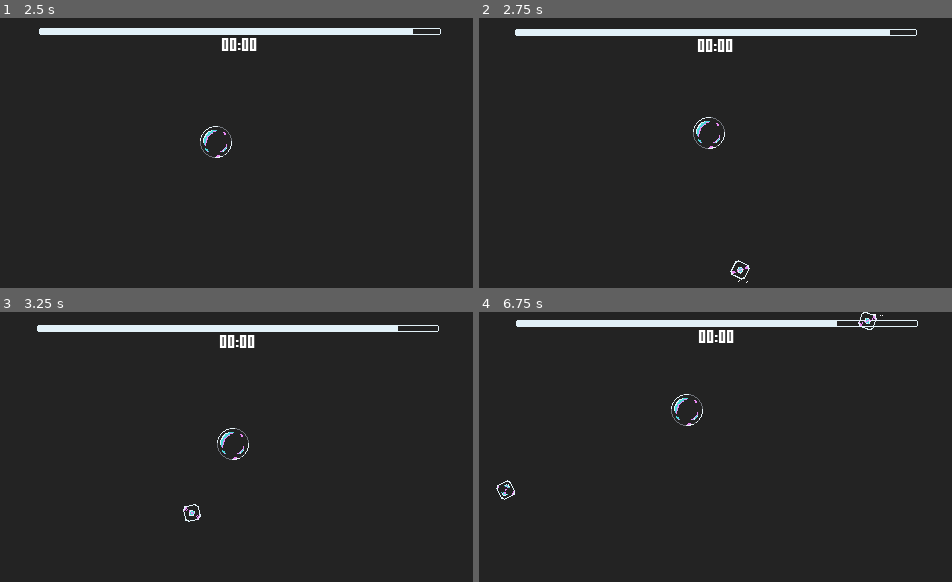
Above: before the commit, frames 1-4 (two rows, left to right).
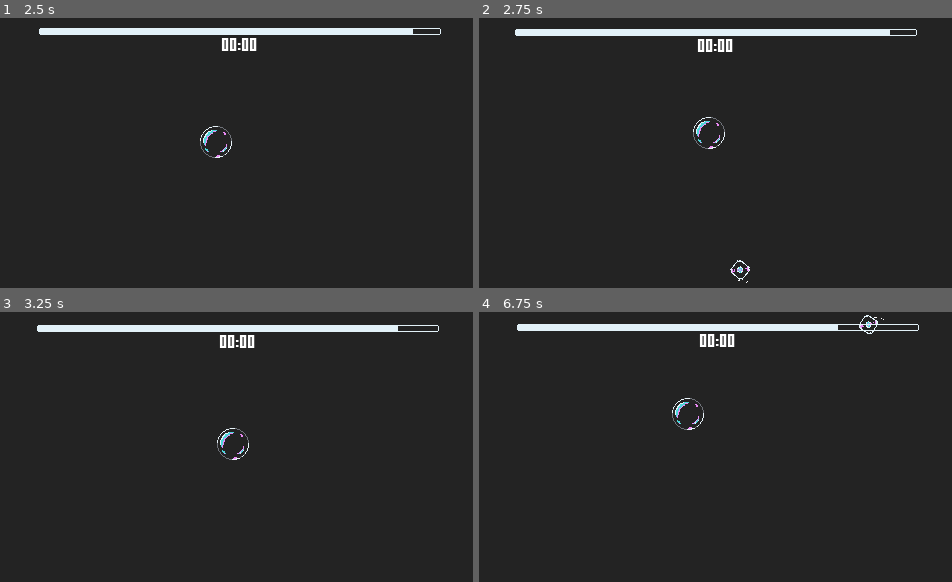
Above: after the commit, the same moments.

Repository: deadbit-dev/juice-jam
Game: Godot game, scene res://Game.tscn
The game is run twice, just before and just after one commit, with the same random seed, the same clock (stepped at 60 frames per second) and the same inputs.
Inputs (mouse positions are in pixels of both pictures, inside the frame that each line leads up to):
- Up to frame 1 (2.5 s): tap Enter at 0.5 s; click (241, 153) at 0.67 s; move the mouse to (141, 166) at 1.27 s; click (141, 166) at 1.42 s; move the mouse to (288, 93) at 2.02 s; click (288, 93) at 2.17 s
- Up to frame 2 (2.75 s): no input
- Up to frame 3 (3.25 s): move the mouse to (217, 501) at 2.77 s; click (217, 501) at 2.92 s
- Up to frame 4 (6.75 s): move the mouse to (862, 487) at 3.52 s; click (862, 487) at 3.67 s; move the mouse to (573, 406) at 4.27 s; click (573, 406) at 4.42 s; move the mouse to (743, 447) at 5.02 s; click (743, 447) at 5.17 s; move the mouse to (649, 379) at 5.77 s; click (649, 379) at 5.92 s; move the mouse to (824, 433) at 6.52 s; click (824, 433) at 6.67 s

Frame 1 is identical in both runs. In frame 2, less than 0.1% of the frame differs, in the area x 53-58%, y 89-98%; in frame 3, less than 0.1%; in frame 4, 3.0%, in the area x 3-94%, y 0-70%.
Error in both runs: Attempt to call function 'play' in base 'null instance' on a null instance. (res://scripts/Hero.gd:27)

Commit message:
reanimation enemy

Diff:
--- a/game/Scenes/Enemy.tscn
+++ b/game/Scenes/Enemy.tscn
@@ -30,6 +30,7 @@
 [sub_resource type="Animation" id=9]
 resource_name = "die"
 length = 0.4
+step = 0.01
 tracks/0/type = "value"
 tracks/0/path = NodePath("stage:visible")
 tracks/0/interp = 1
@@ -73,21 +74,24 @@
 tracks/3/imported = false
 tracks/3/enabled = true
 tracks/3/keys = {
-"times": PoolRealArray( 0.4 ),
-"transitions": PoolRealArray( 1 ),
+"times": PoolRealArray( 0.35, 0.4 ),
+"transitions": PoolRealArray( 1, 1 ),
 "values": [ {
+"args": [  ],
+"method": "sparks_effect"
+}, {
 "args": [  ],
 "method": "queue_free"
 } ]
 }
 
 [node name="Enemy" type="RigidBody2D" groups=["enemies"]]
-z_index = 1
+z_index = -1
 physics_material_override = SubResource( 11 )
 gravity_scale = 0.0
 contacts_reported = 5
 contact_monitor = true
-angular_velocity = 10.0
+angular_velocity = 15.0
 script = ExtResource( 2 )
 
 [node name="CollisionShape2D" type="CollisionShape2D" parent="."]
@@ -100,8 +104,7 @@
 [node name="die" type="Sprite" parent="."]
 visible = false
 texture = ExtResource( 3 )
-hframes = 4
-frame = 2
+hframes = 3
 
 [node name="Sparks" parent="." instance=ExtResource( 1 )]
 
--- a/game/Scripts/Enemy.gd
+++ b/game/Scripts/Enemy.gd
@@ -4,8 +4,9 @@
 export (Vector2) var impulse = Vector2(350, 350)
 export (int) var health = 3
 
-onready var _animation_enemy = $AnimationPlayer
-onready var _sparks = $Sparks
+onready var animation_enemy = $AnimationPlayer
+onready var sparks = $Sparks
+
 
 func _ready():
 	connect("body_entered", self, "on_collision")
@@ -13,13 +14,14 @@
 
 func on_collision(body):
 	if "player" in body.get_groups():
+		get_tree().call_group("enemies", "queue_free")
 		body.die()
 	else:
 		if not health:
 			die()
 		elif health == 2:
-			_animation_enemy.play("change_stage")
-		_sparks.emitting = true
+			animation_enemy.play("change_stage")
+		sparks_effect()
 		health -= 1
 		emit_signal("shake")
 
@@ -31,5 +33,9 @@
 
 
 func die():
-	_animation_enemy.play("die")
+	animation_enemy.play("die")
 	emit_signal("shake")
+
+
+func sparks_effect():
+	sparks.emitting = true
